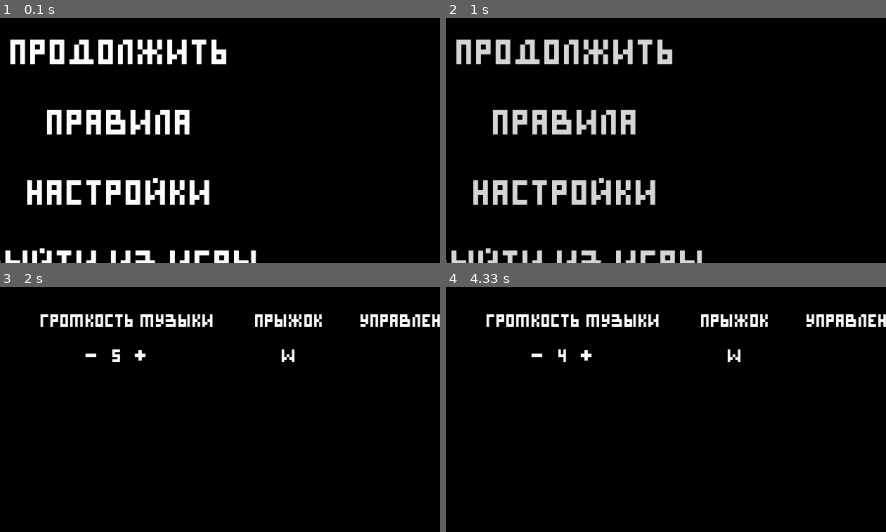
Above: before the commit, frames 1-4 (two rows, left to right).
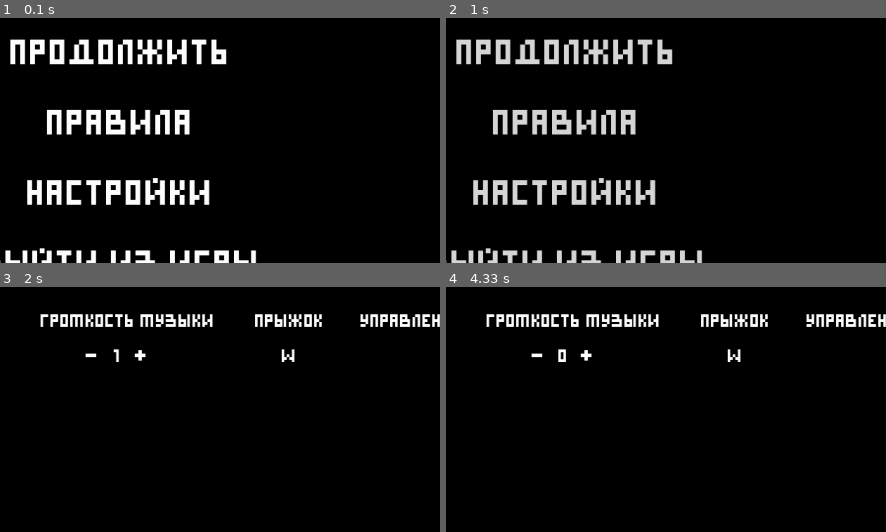
Above: after the commit, the same moments.

Repository: justxale/pygame-cyphered
Game: pygame game, started from main.py
The game is run twice, just before and just after one commit, with the same random seed, the same clock (stepped at 60 frames per second) and the same inputs.
Inputs:
- Up to frame 1 (0.1 s): no input
- Up to frame 2 (1 s): click "Играть" at 0.38 s; click "Продолжить" at 0.72 s
- Up to frame 3 (2 s): click "Настройки" at 1.05 s; click "пробел" at 1.38 s; click "+" at 1.72 s
- Up to frame 4 (4.33 s): hold Up 2.5-2.97 s; hold Right 3-3.47 s; hold Left 3.5-4.03 s; click "-" at 4.12 s
The pictures show only the part of the screen within x 5-55%, y 38-88%; the shares and areas given below are measured in that part.

Frames 1-2 are identical in both runs. In frame 3, less than 0.1% of the frame differs, in the area x 25-28%, y 25-31%; in frame 4, less than 0.1%.

Commit message:
sprites and fix

Diff:
--- a/cyphered/scenes/play.py
+++ b/cyphered/scenes/play.py
@@ -192,7 +192,7 @@
                             SoundMixer.unpause_music()
                             self.is_paused = False
                     case pygame.K_e:
-                        interaction_i = self.player.rect.collidelist(self.intera)
+                        interaction_i = self.player.rect.collidelist(self.interact_rects)
                         if interaction_i != -1:
                             if not self.is_paused:
                                 from .subscenes.signs import SignSubscene
--- a/gamedata/settings.json
+++ b/gamedata/settings.json
@@ -1 +1 @@
-{"music_volume": 0.4, "sound_volume": 1.0, "jump_key": "space", "move_keys": "arrows"}
+{"music_volume": 0.0, "sound_volume": 1.0, "jump_key": "space", "move_keys": "arrows"}
Binary file changed: resources/sprites/decor.png
